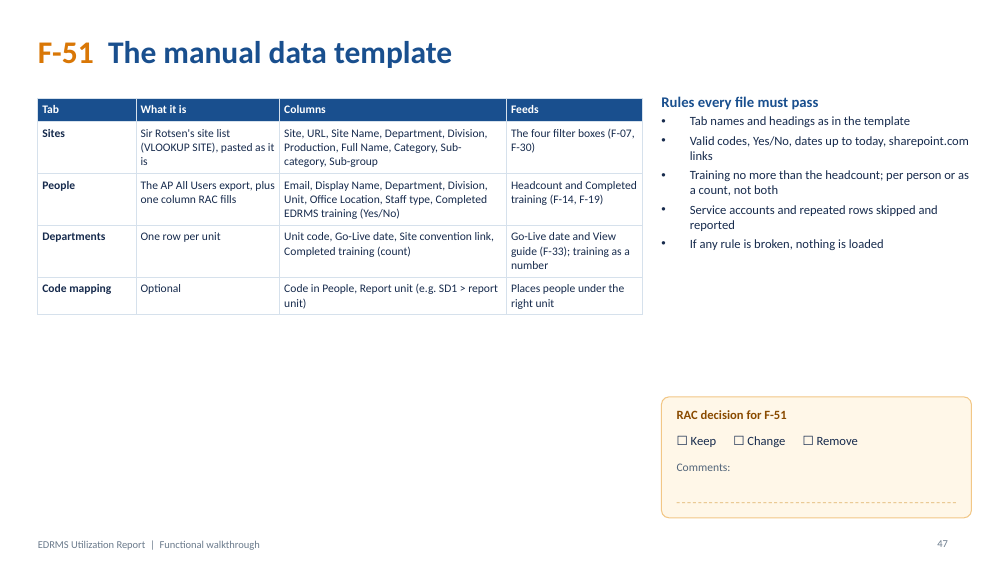
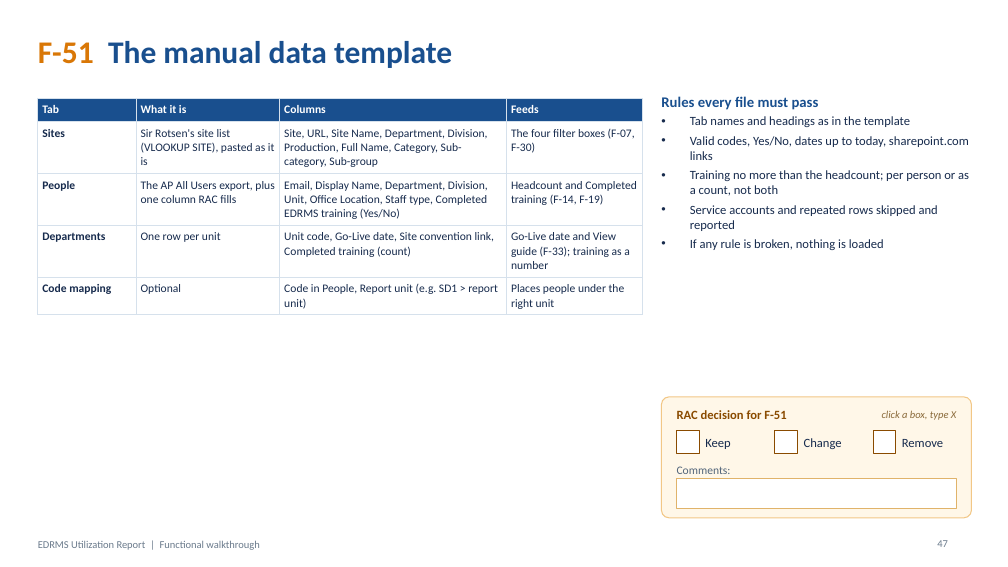
Before and after one commit to perezfiles01-droid/Jim, a slide deck: slide 47 of presentations/EDRMS_Utilization_Report_Walkthrough.pptx. Drawn at 1008x567 pixels with LibreOffice and Linux fonts; fonts in the diff are those of the drawing. Boxes give left, top, right and bottom in pixels: in the first picture for what was removed or moved away, otherwise in the second. Text is boxed around its words. In the diff, an @@ line names an element or a change of style, - is before the commit and + after.

```diff
--- a/presentations/EDRMS_Utilization_Report_Walkthrough.pptx
+++ b/presentations/EDRMS_Utilization_Report_Walkthrough.pptx
@@ text at (882, 410, 956, 420): text changed; size 12 to 10 pt; text colour #172B4D to #8A6A3A; italic on @@
-☐ Keep ☐ Change ☐ Remove
+click a box, type X
@@ rectangle added at (677, 431, 699, 454), fill #FFFFFF, outline #8A4B00 1 pt @@
@@ text added at (705, 439, 730, 449), 12 pt, text #172B4D @@
+Keep
@@ rectangle added at (775, 431, 798, 454), fill #FFFFFF, outline #8A4B00 1 pt @@
@@ text added at (804, 438, 842, 449), 12 pt, text #172B4D @@
+Change
@@ rectangle added at (873, 431, 896, 454), fill #FFFFFF, outline #8A4B00 1 pt @@
@@ text added at (902, 439, 943, 447), 12 pt, text #172B4D @@
+Remove
@@ rectangle added at (677, 479, 957, 509), fill #FFFFFF, outline #E0B36A 0.75 pt @@
@@ line removed from (677, 503) to (957, 503) @@
```
Also in this commit, not shown: 44 other slides changed, 1 other file.
